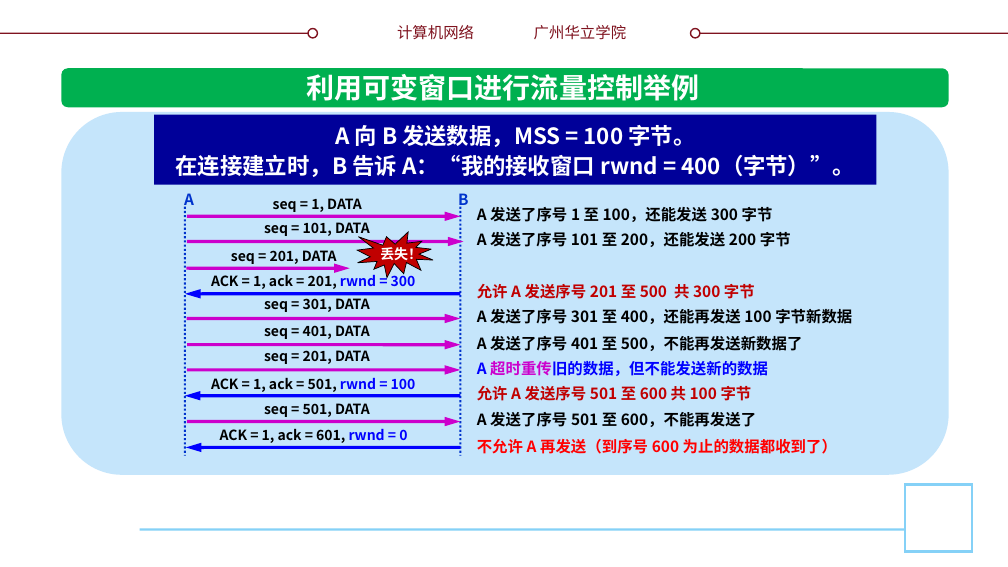
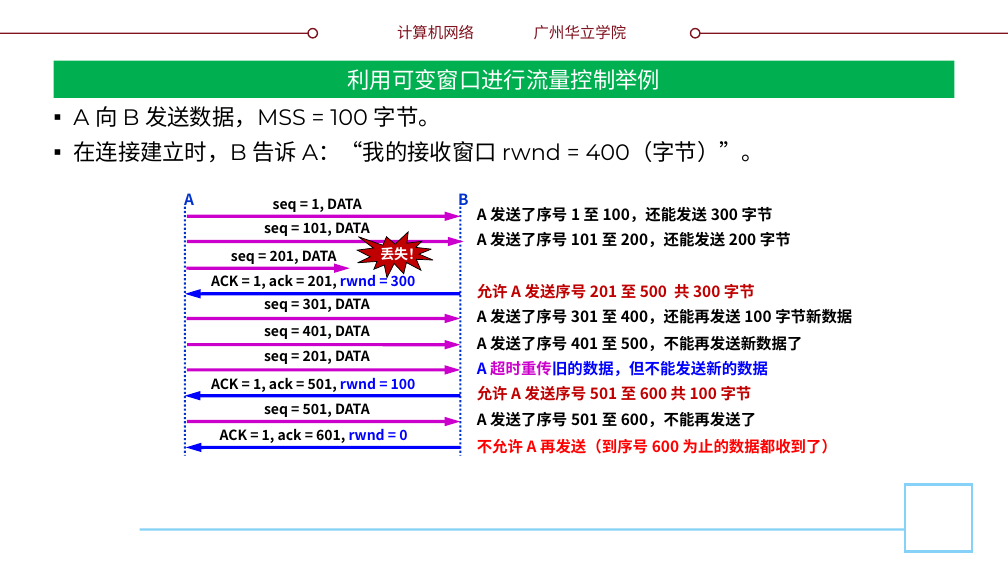
Before and after one commit to glplaman/glplaman.github.io, a slide deck: slide 122 of network/ppt/chap5.pptx. Drawn at 1008x567 pixels with LibreOffice and Linux fonts; fonts in the diff are those of the drawing; background and template pictures are left out. Boxes give left, top, right and bottom in pixels: in the first picture for what was removed or moved away, otherwise in the second. Text is boxed around its words. In the diff, an @@ line names an element or a change of style, - is before the commit and + after.

```diff
--- a/network/ppt/chap5.pptx
+++ b/network/ppt/chap5.pptx
@@ title "利用可变窗口进行流量控制举例": place and size @@
-title "利用可变窗口进行流量控制举例" at box(307, 74, 700, 101)
+title "利用可变窗口进行流量控制举例" at box(53, 60, 955, 98)
@@ title "利用可变窗口进行流量控制举例" at box(53, 60, 955, 98): size 20 to 16 pt, font Noto Sans CJK SC to Montserrat, bold off; vertical alignment top to middle; fill none to #00B050 @@
@@ rounded rectangle removed at box(61, 69, 949, 108) @@
@@ text "A 向 B 发送数据，MSS = ...": place and size @@
-text "A 向 B 发送数据，MSS = ..." at box(154, 115, 877, 184)
+text "A 向 B 发送数据，MSS = ..." at box(73, 106, 764, 163)
@@ text "A 向 B 发送数据，MSS = ..." at box(73, 106, 764, 163): font Noto Sans CJK SC to Montserrat, text colour #FFFFFF to #000000, bold off; alignment centre to justified; bullet none to ▪; line spacing 1.1 to 1; more space between paragraphs; fill #000099 to none @@
@@ rounded rectangle removed at box(61, 112, 949, 475) @@
```
Also in this commit, not shown: 11 other slides changed, 3 other files.
